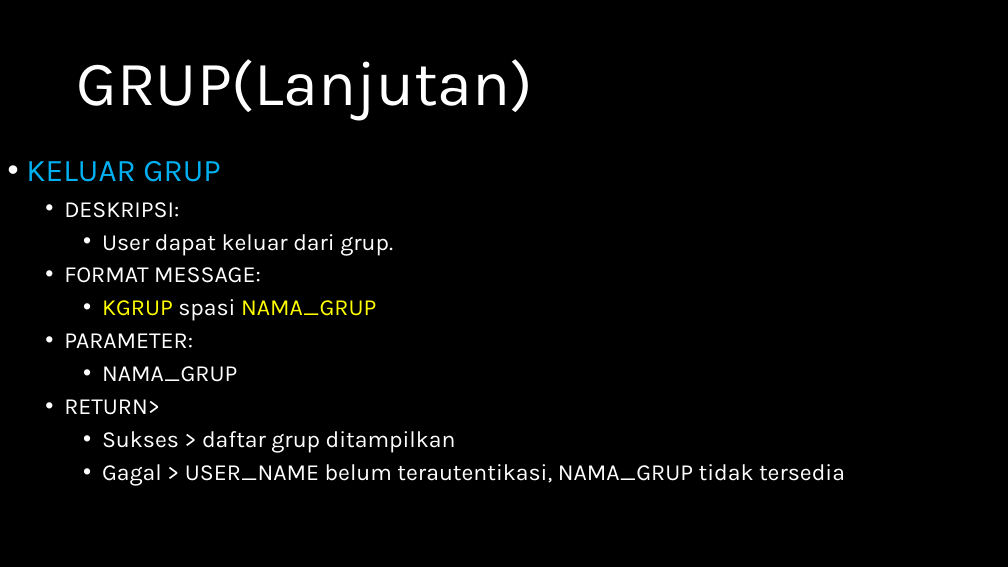
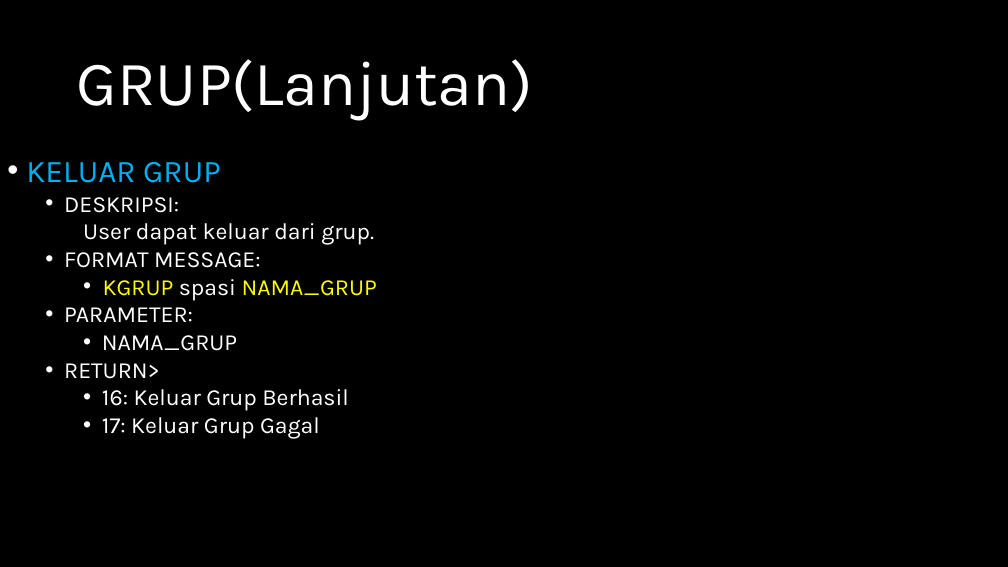
Before and after one commit to jeffrynasri/Kuliah-Progjar-E, a slide deck: slide 11 of TUGAS2_CHATSERVER/DRAFT-CHAT-SERVER.pptx. Drawn at 1008x567 pixels with LibreOffice and Linux fonts; fonts in the diff are those of the drawing. Boxes give left, top, right and bottom in pixels: in the first picture for what was removed or moved away, otherwise in the second. Text is boxed around its words. In the diff, an @@ line names an element or a change of style, - is before the commit and + after.

```diff
--- a/TUGAS2_CHATSERVER/DRAFT-CHAT-SERVER.pptx
+++ b/TUGAS2_CHATSERVER/DRAFT-CHAT-SERVER.pptx
@@ text at (x1=26, y1=162, x2=377, y2=379): less space between paragraphs; bullet • to none; indent changed @@
@@ text at (x1=102, y1=389, x2=349, y2=439): text changed @@
-    • Sukses > daftar grup ditampilkan
-    • Gagal > USER_NAME belum terautentikasi, NAMA_GRUP tidak tersedia
+    • 16: Keluar Grup Berhasil
+    • 17: Keluar Grup Gagal
```
Also in this commit, not shown: 12 other slides changed.
